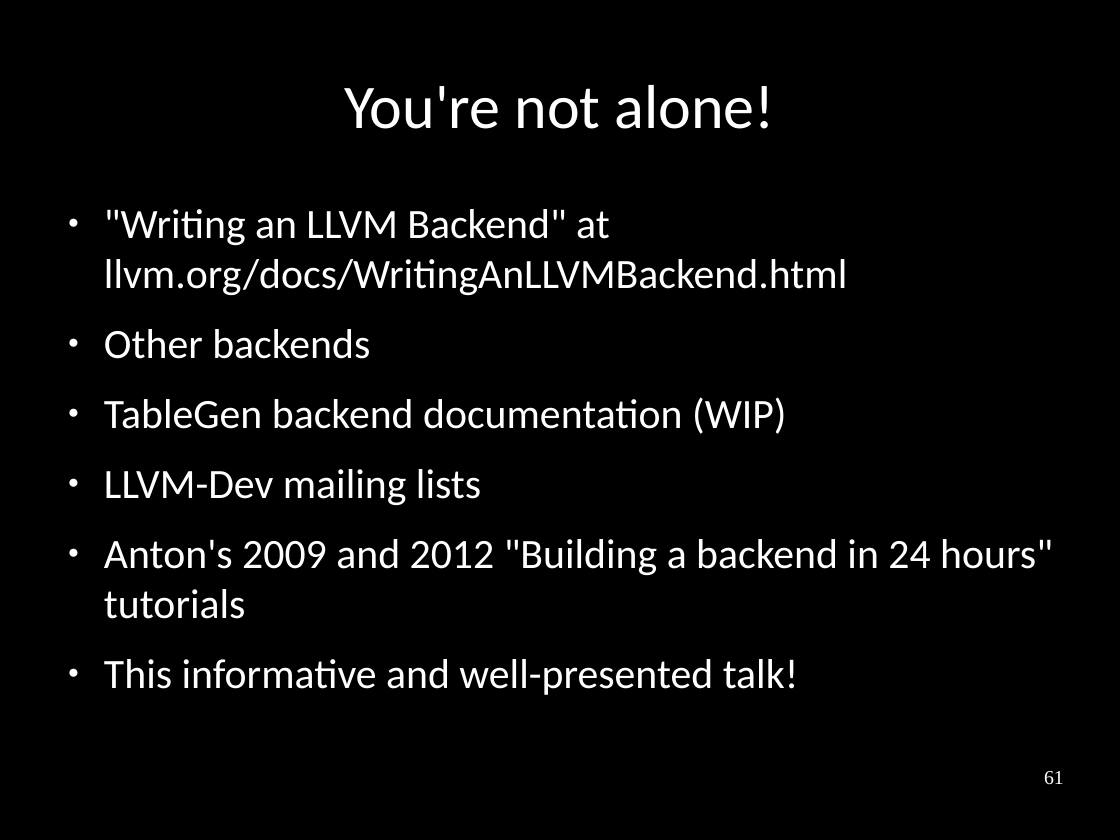
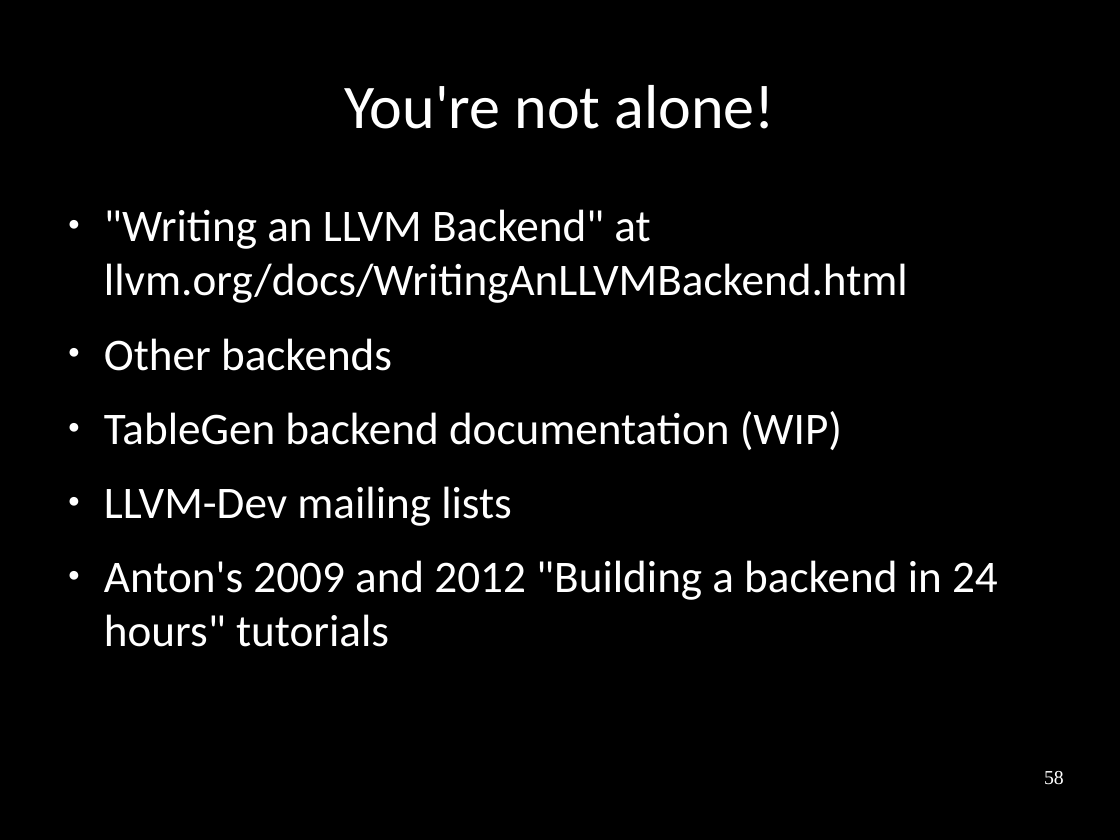
Before and after one commit to frasercrmck/llvm-leg, a slide deck: slide 58 of docs/Codeplay/Slides.odp (slide 61 before the commit). Drawn at 1120x840 pixels with LibreOffice and Linux fonts; fonts in the diff are those of the drawing. Boxes give left, top, right and bottom in pixels: in the first picture for what was removed or moved away, otherwise in the second. Text is boxed around its words. In the diff, an @@ line names an element or a change of style, - is before the commit and + after.

```diff
--- a/docs/Codeplay/Slides.odp
+++ b/docs/Codeplay/Slides.odp
@@ text ""Writing an LLVM Backend" at ..." at (x1=104, y1=209, x2=998, y2=647): size 29.6 to 32 pt @@
@@ text at (x1=104, y1=659, x2=799, y2=695): paragraph removed @@
-● This informative and well-presented talk!
@@ page number at (x1=1044, y1=771, x2=1064, y2=785): text changed @@
-61
+58
```
Also in this commit, not shown: 11 other slides changed, 1 slide removed.
